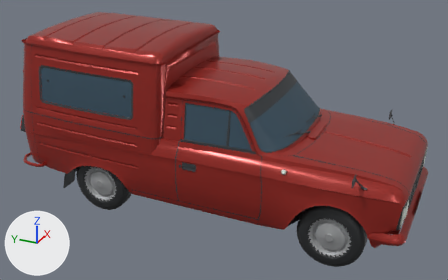
The glTF model public/models/saas/izh2715.glb, before and after one commit.
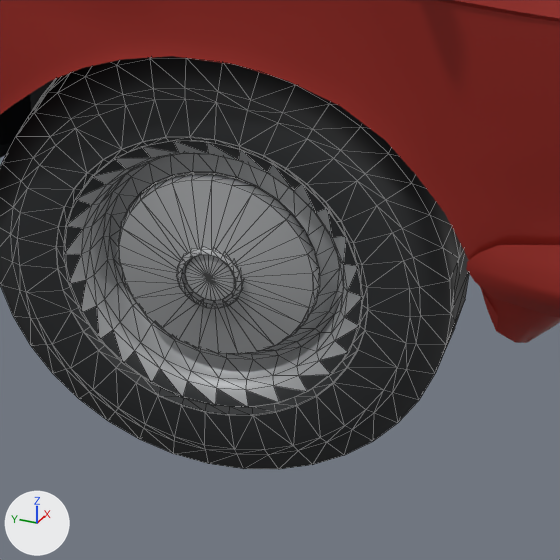
The first picture shows the older version from a 50 mm camera at (-6.12, -2.99, 2.81) aimed at (-0.05, -0.26, -0.23). The close-ups show the older and then the newer version on the part from 67% to 85% of the width and 70% to 100% of the height of that picture. Only the edits that show in the close-ups are written down. Lighting does not change. The marker at lower left points along +X, +Y and +Z. The close-ups show mesh edges as thin lines. Where no turn or scale is listed for an object, it has been applied to the vertices. Vertices at exactly the same position are counted once.

The first close-up shows 'paint', 'trim', 'wheel_fr'.
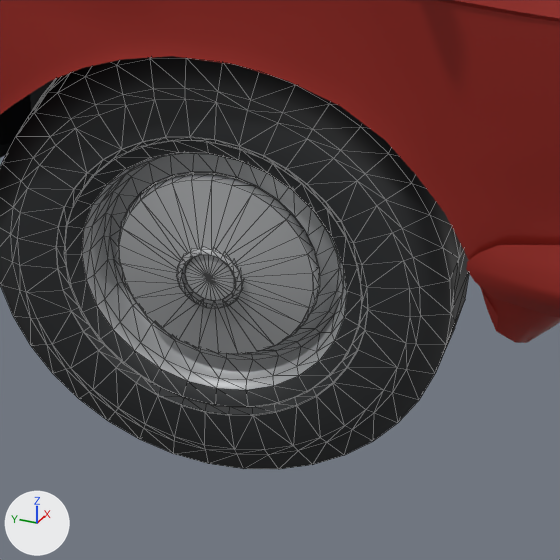
What differs and where, as boxes (x1, y1, x2, y2) in the close-ups (560 x 560 px):
part 1 of me_wheel_fr, recoloured: (65, 141, 361, 406) in both

The change in detail:
me_wheel_fr has 1112 vertices, 1649 faces and spans x -0.28..0.28, y -1.0..1.0, z -1.0..1.0.
me_wheel_fr is used by ob_wheel_fr; location (-0.727, -1.772, -0.719); scale (0.354, 0.354, 0.354).
me_wheel_fr part 1: 84 faces spanning x -0.24..0.27, y -0.64..0.65, z -0.65..0.65 switch from mat_wheel_rim (grey #aaacad) to mat_tyres (black #242729).
